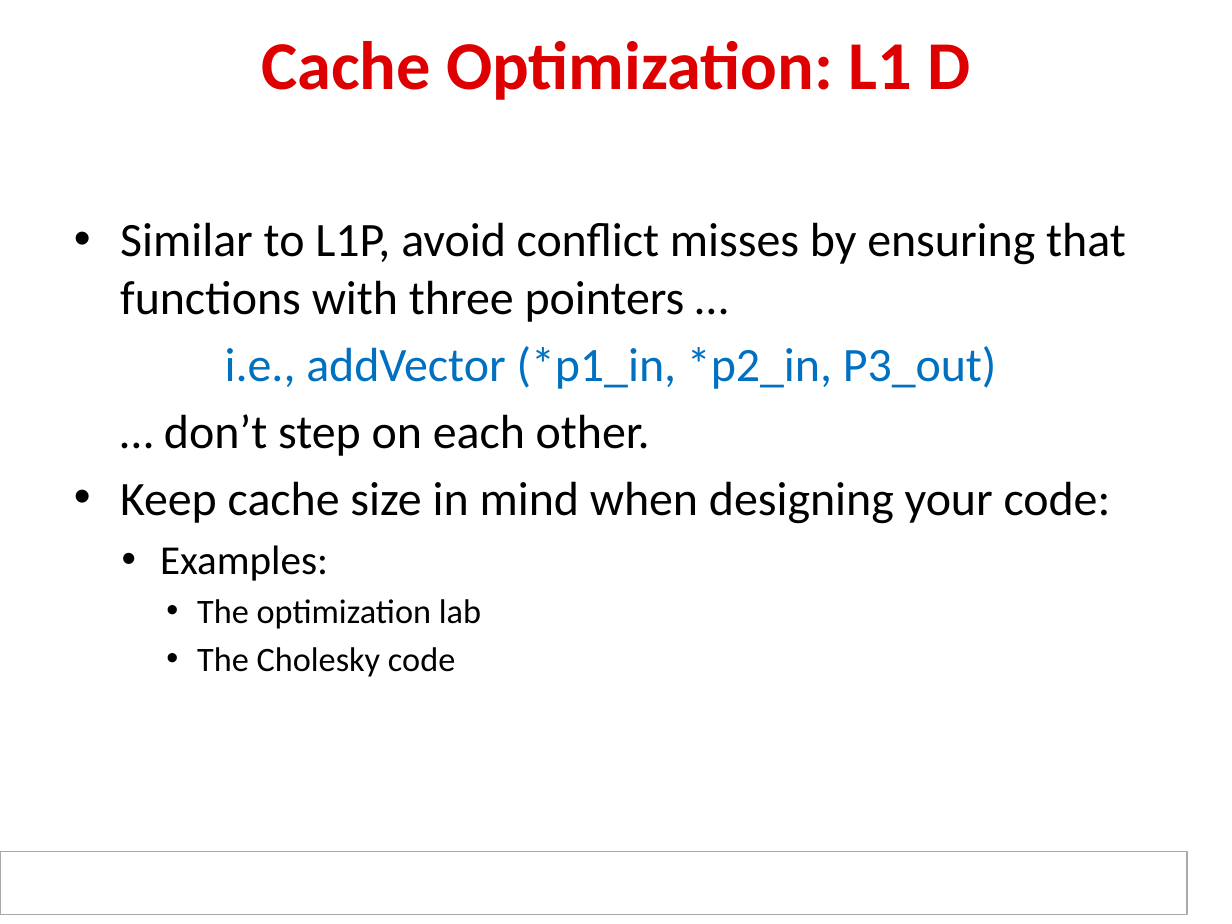
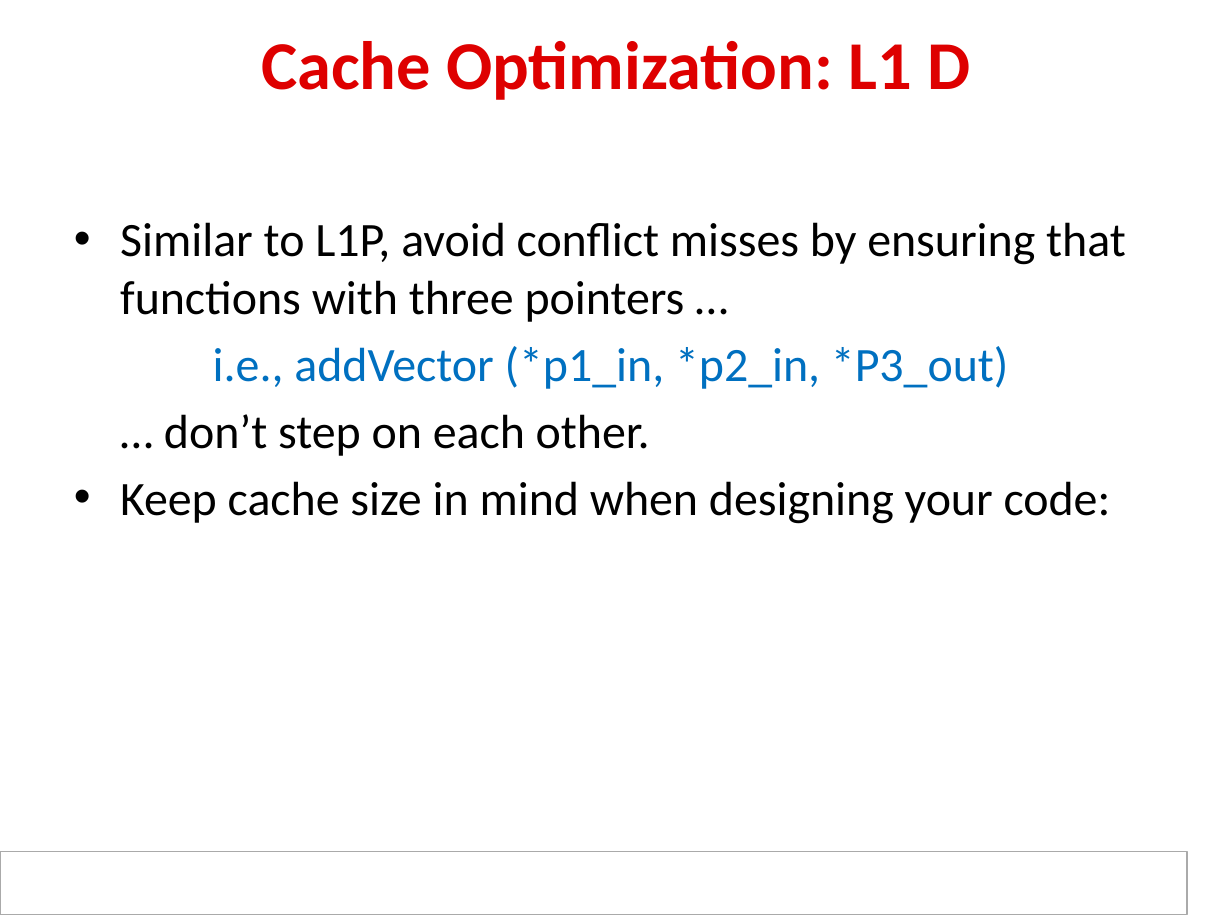
Before and after one commit to hari1989/keystone-workshop, a slide deck: slide 71 of slides/KeyStone Optimization.pptx (slide 67 before the commit). Drawn at 1232x924 pixels with LibreOffice and Linux fonts; fonts in the diff are those of the drawing; background and template pictures are left out. Boxes give left, top, right and bottom in pixels: in the first picture for what was removed or moved away, otherwise in the second. Text is boxed around its words. In the diff, an @@ line names an element or a change of style, - is before the commit and + after.

```diff
--- a/slides/KeyStone Optimization.pptx
+++ b/slides/KeyStone Optimization.pptx
@@ text at <box>213,346,1008,389</box>: text changed @@
-i.e., addVector (*p1_in, *p2_in, P3_out)
+i.e., addVector (*p1_in, *p2_in, *P3_out)
@@ text at <box>160,545,481,677</box>: paragraphs removed @@
-  • Examples:
-    • The optimization lab
-    • The Cholesky code
```
Also in this commit, not shown: 20 other slides changed, 12 slides added, 6 slides removed, 2 other files.
